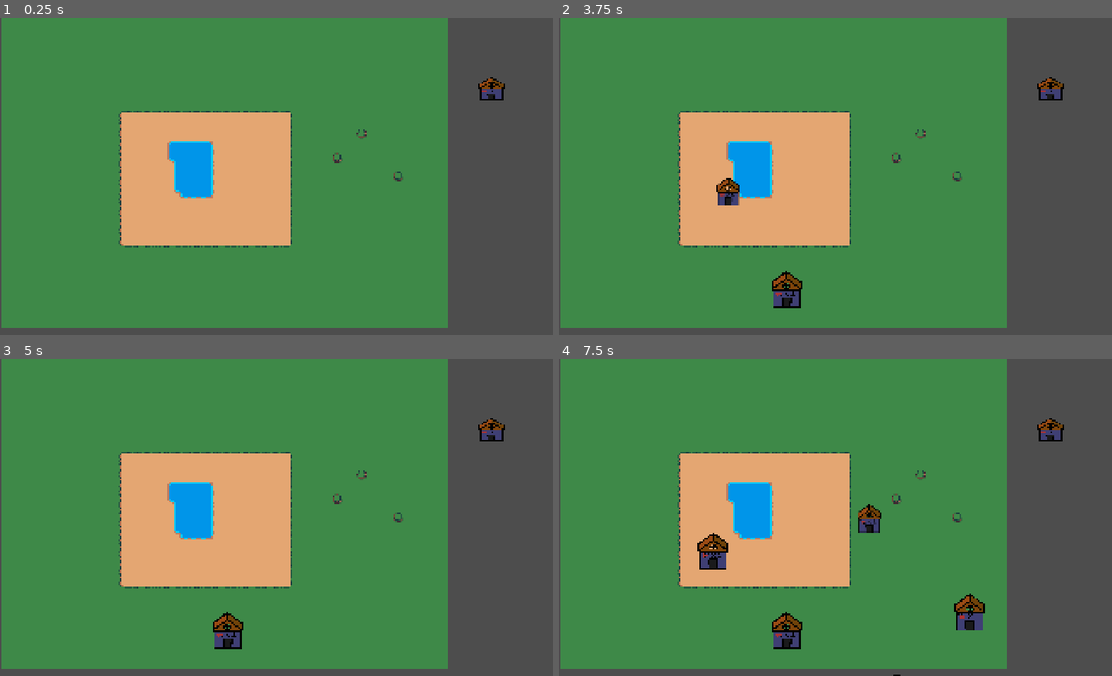
Above: before the commit, frames 1-4 (two rows, left to right).
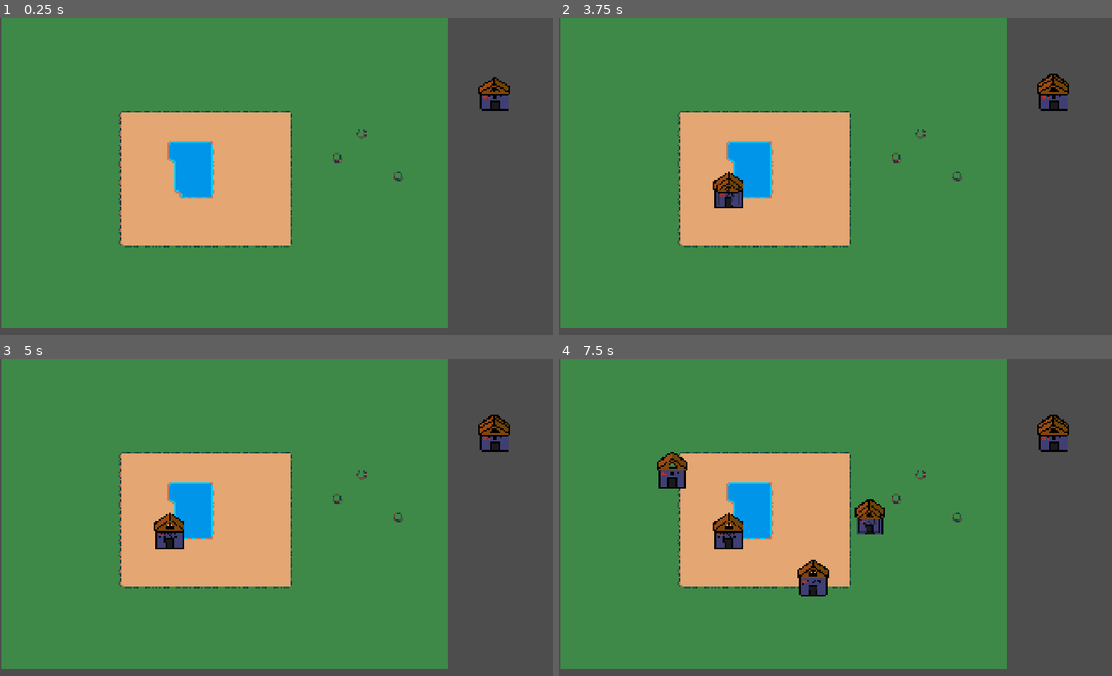
Above: after the commit, the same moments.

Repository: akamikado/brainless-jam
Game: Godot game, scene res://Nodes/main.tscn
The game is run twice, just before and just after one commit, with the same random seed, the same clock (stepped at 60 frames per second) and the same inputs.
Inputs (mouse positions are in pixels of both pictures, inside the frame that each line leads up to; where the layout moved, square brackets give the same spot in the first picture):
- Up to frame 1 (0.25 s): no input
- Up to frame 2 (3.75 s): click (1051, 94) [1051, 87] at 0.5 s; click (1051, 94) [1051, 87] at 1.25 s; click (1051, 94) [1051, 87] at 2 s; tap Enter at 2.75 s; move the mouse to (962, 160) at 2.77 s; click (962, 160) at 2.92 s; tap Space at 3.5 s; move the mouse to (730, 192) at 3.52 s; click (730, 192) at 3.67 s
- Up to frame 3 (5 s): tap Enter at 4.25 s; move the mouse to (337, 447) at 4.27 s; click (337, 447) at 4.42 s
- Up to frame 4 (7.5 s): tap Space at 5, 6.5 s; move the mouse to (813, 580) at 5.02 s; click (813, 580) at 5.17 s; tap Enter at 5.75 s; move the mouse to (1012, 565) at 5.77 s; click (1012, 565) at 5.92 s; move the mouse to (669, 469) at 6.52 s; click (669, 469) at 6.67 s; move the mouse to (868, 517) at 7.27 s; click (868, 517) at 7.42 s

The runs differ from the first frame. In frame 1, 0.4% of the frame differs, in the area x 86-93%, y 18-30%; in frame 2, 1.3%; in frame 3, 1.5%; in frame 4, 3.7%, in the area x 17-93%, y 17-100%.

Commit message:
fixed building placement

Diff:
--- a/Nodes/main.tscn
+++ b/Nodes/main.tscn
@@ -17,7 +17,7 @@
 
 [node name="BuildingSelectionArea" parent="." unique_id=1568335877 instance=ExtResource("2_h2ymo")]
 position = Vector2(1629, 203.00002)
-scale = Vector2(1.5885239, 1.3802143)
+scale = Vector2(2, 2)
 
 [node name="SelectedBuilding" type="Sprite2D" parent="." unique_id=1101072205]
 texture = SubResource("ImageTexture_2hvdc")
--- a/Scripts/map.gd
+++ b/Scripts/map.gd
@@ -9,6 +9,7 @@
 
 func _on_selected_building_place_building(building_position: Vector2) -> void:
 	var new = preload("res://Nodes/building_base.tscn")
-	var node = new.instantiate()
-	(node as Node2D).global_position = building_position
+	var node = new.instantiate() as Node2D
+	node.global_position = to_local(building_position)
+	node.scale = Vector2(1, 1)
 	add_child(node)
